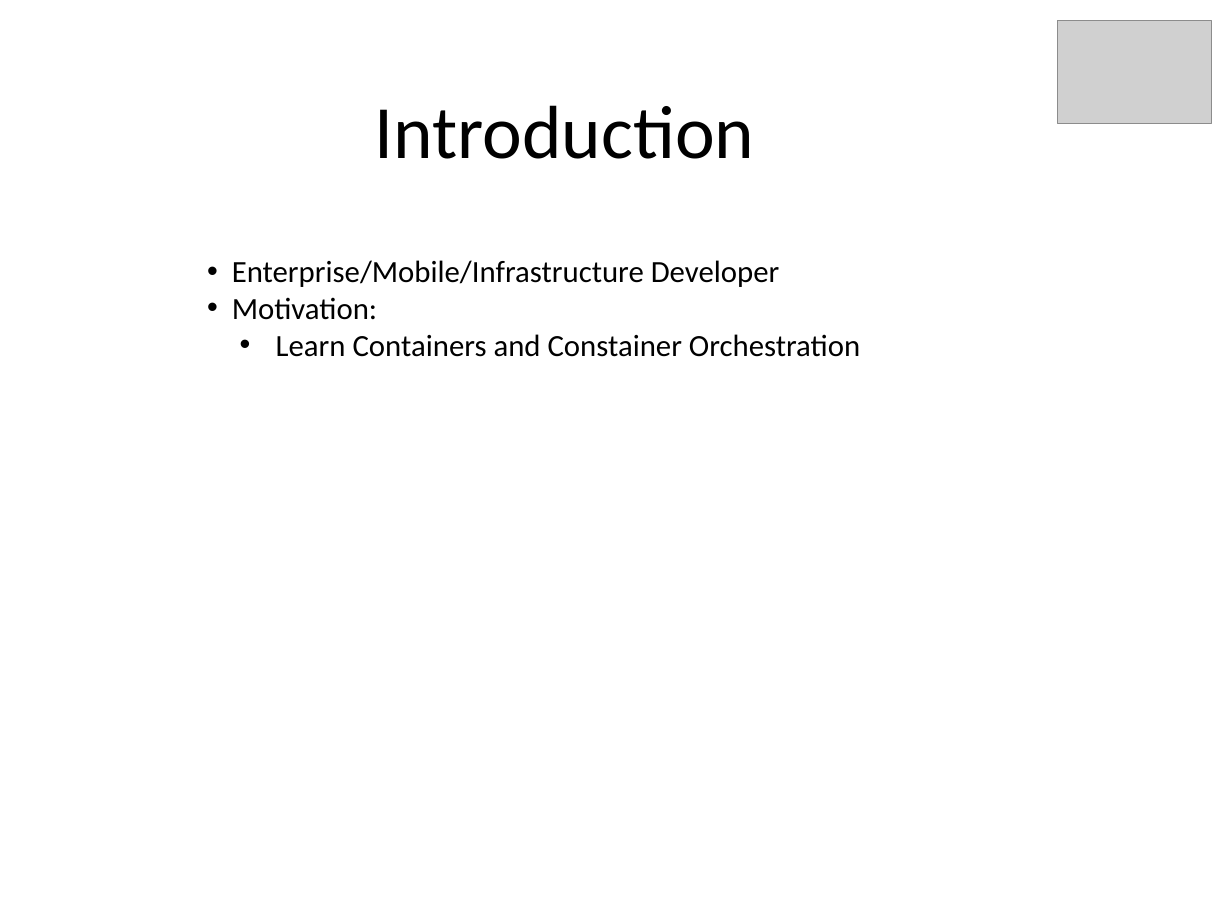
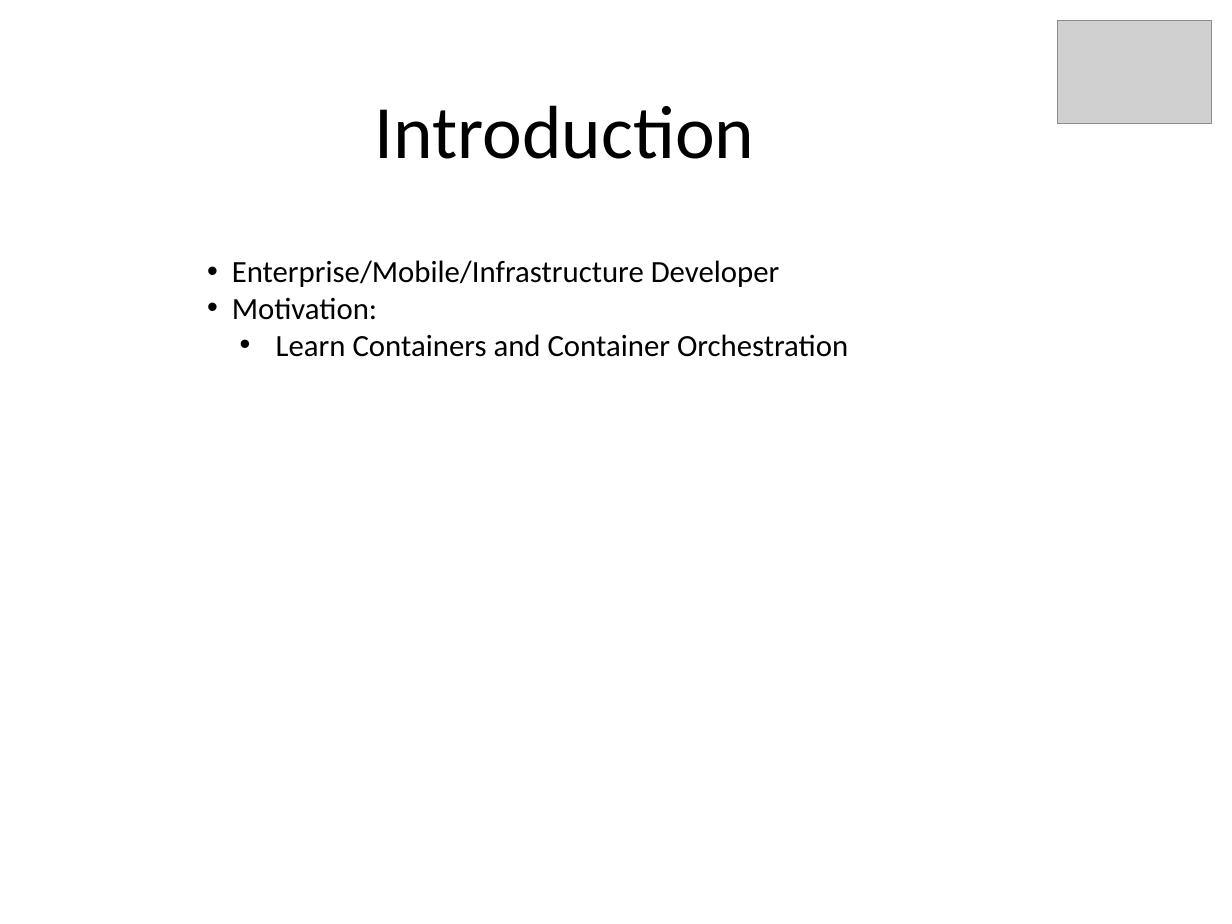
Before and after one commit to kskalvar/kubernetes-aws, a slide deck: slide 2 of docs/Docker-and-Kubernetes-on-AWS-QuickStart.pptx. Drawn at 1232x924 pixels with LibreOffice and Linux fonts; fonts in the diff are those of the drawing; grey boxes stand for pictures. Boxes give left, top, right and bottom in pixels: in the first picture for what was removed or moved away, otherwise in the second. Text is boxed around its words. In the diff, an @@ line names an element or a change of style, - is before the commit and + after.

Commit message:
Add files via upload
Spelling Correction

```diff
--- a/docs/Docker-and-Kubernetes-on-AWS-QuickStart.pptx
+++ b/docs/Docker-and-Kubernetes-on-AWS-QuickStart.pptx
@@ text at <box>276,334,848,357</box>: text changed @@
-  • Learn Containers and Constainer Orchestration
+  • Learn Containers and Container Orchestration
```
